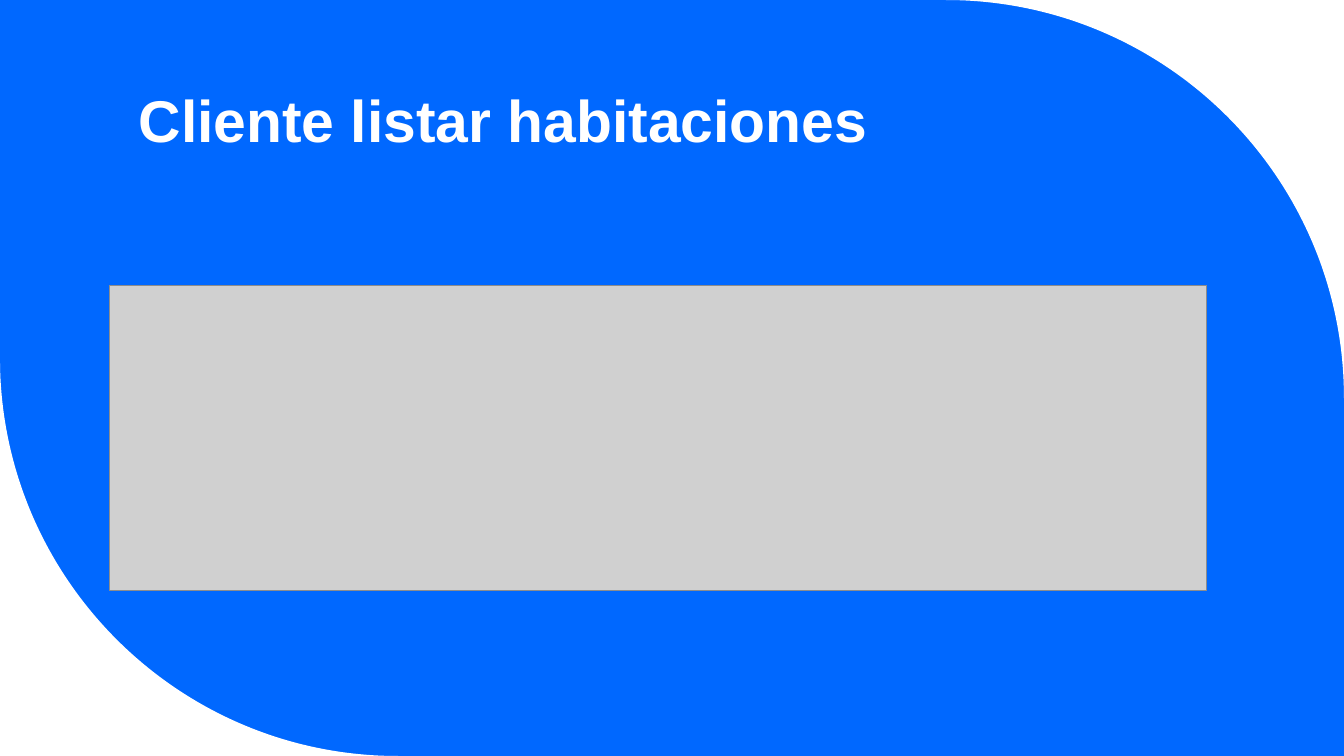
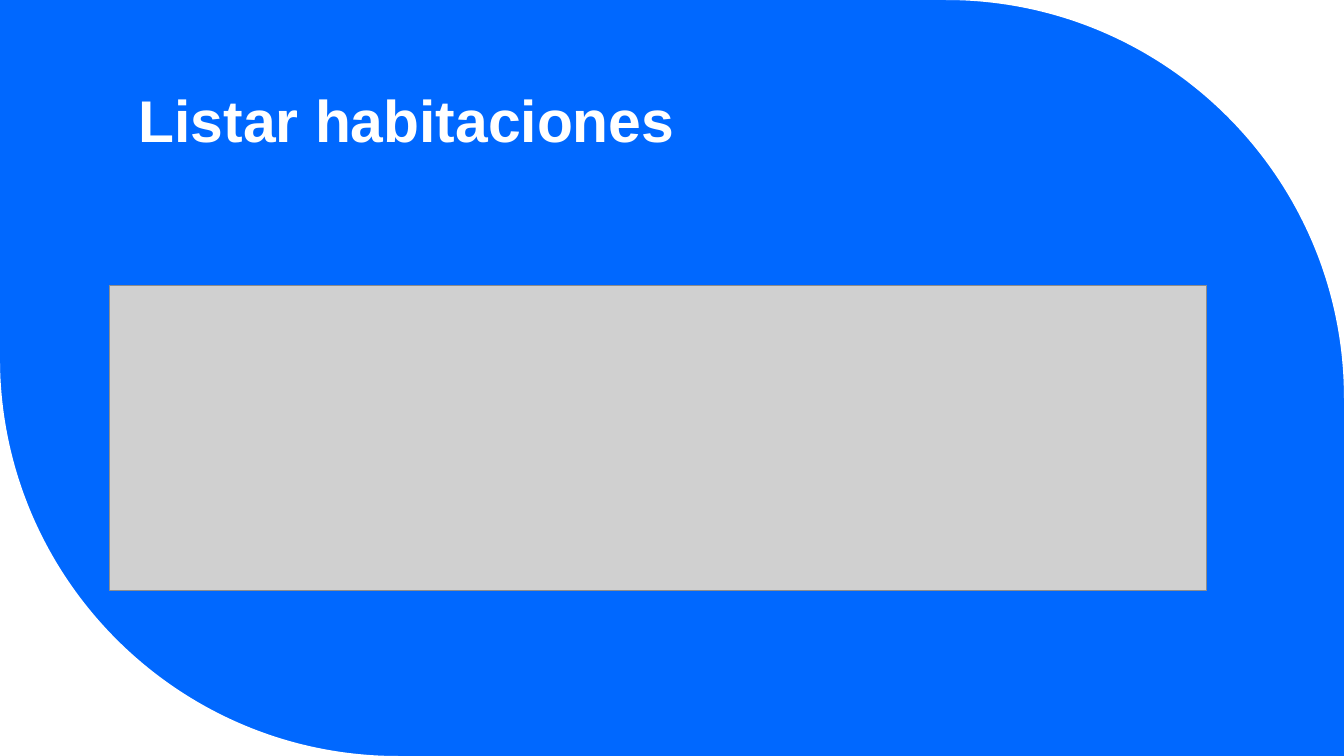
Before and after one commit to sleepyrazor/hotel-booking, a slide deck: slide 15 of Documentación/Book-IT-ing presentacion.pptx. Drawn at 1344x756 pixels with LibreOffice and Linux fonts; fonts in the diff are those of the drawing; grey boxes stand for pictures. Boxes give left, top, right and bottom in pixels: in the first picture for what was removed or moved away, otherwise in the second. Text is boxed around its words. In the diff, an @@ line names an element or a change of style, - is before the commit and + after.

```diff
--- a/Documentación/Book-IT-ing presentacion.pptx
+++ b/Documentación/Book-IT-ing presentacion.pptx
@@ title at (139, 99, 674, 143): text changed @@
-Cliente listar habitaciones
+Listar habitaciones
```
Also in this commit, not shown: 7 other slides changed, 3 other files.
